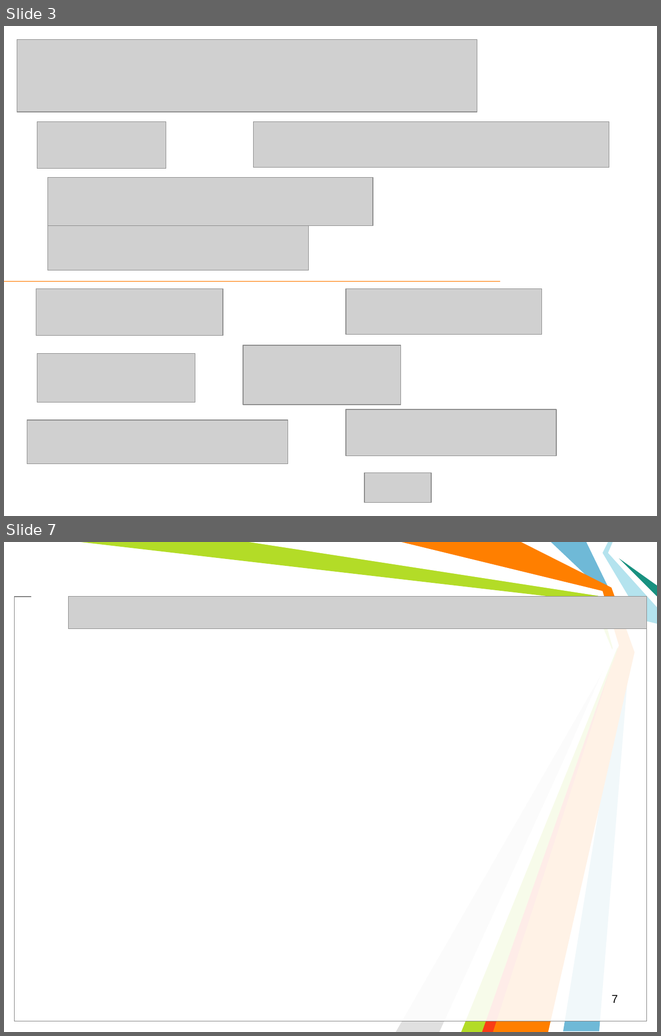
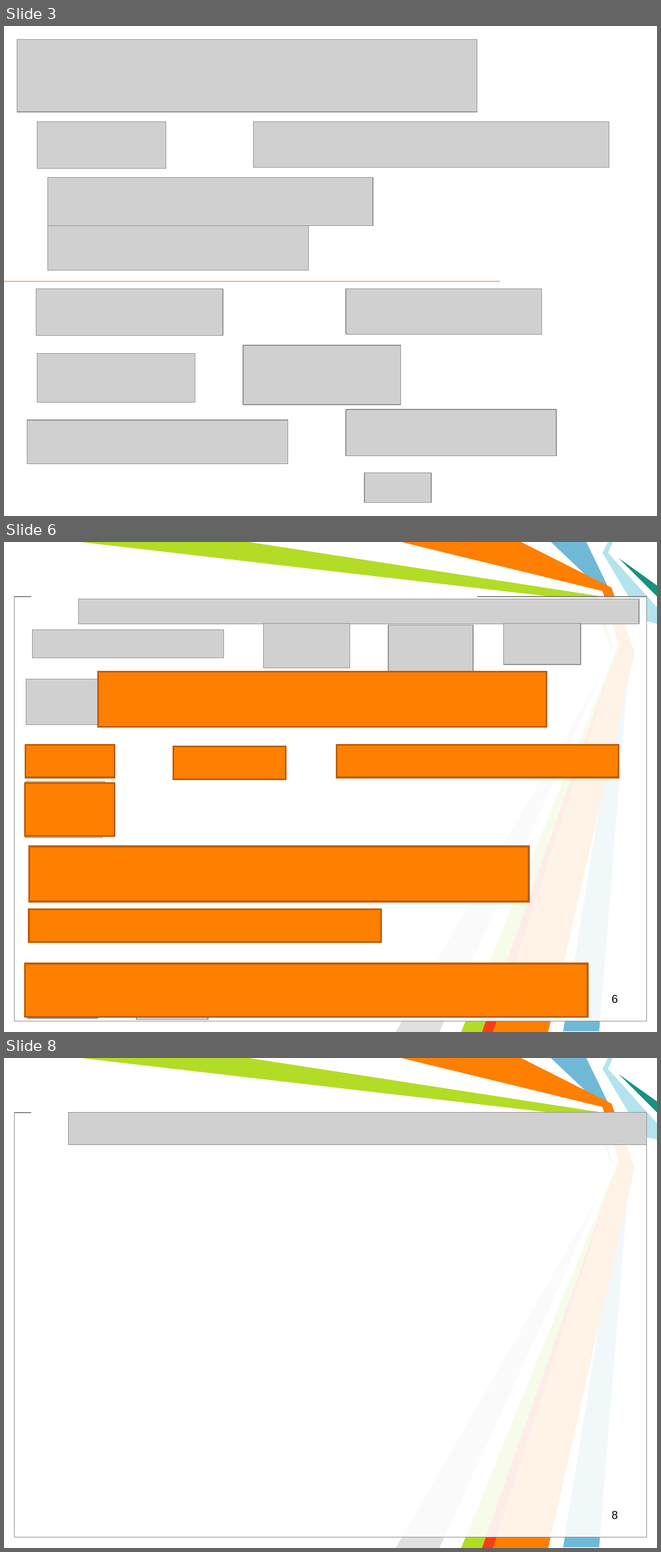
Before and after one commit to l432/NMK, a slide deck: Lecture/Chem/Lessons10/Less00_10sN.ppt. Shown one above the other, each under a label of ours: slides 3 and 7 before the commit, slides 3, 6 and 8 after it; the slides between them are not shown. The pictures are 661x1036 and 661x1552 pixels, drawn with LibreOffice and Linux fonts; fonts in the diff are those of the drawing; grey boxes stand for pictures; background and template pictures are left out. Boxes give left, top, right and bottom in pixels: in the first picture for what was removed or moved away, otherwise in the second. Text is boxed around its words. In the diff, an @@ line names an element or a change of style, - is before the commit and + after.

Commit message:
16-04-2022

```diff
--- a/Lecture/Chem/Lessons10/Less00_10sN.ppt
+++ b/Lecture/Chem/Lessons10/Less00_10sN.ppt
@@ slide 6 added at (4, 542, 657, 1032), background #FFFFFF; not listed: 11 template elements that a slide beside it also shows @@
@@ picture added at (78, 599, 639, 624) @@
@@ picture added at (32, 629, 223, 658) @@
@@ picture added at (264, 623, 350, 668) @@
@@ picture added at (389, 625, 474, 671) @@
@@ picture added at (503, 623, 581, 664) @@
@@ picture added at (26, 679, 541, 725) @@
@@ rectangle added at (98, 671, 547, 727), fill #FF7F00, outline #BC5C00 2.01 pt @@
@@ rectangle added at (26, 744, 114, 777), fill #FF7F00, outline #BC5C00 2.01 pt @@
@@ rectangle added at (174, 747, 286, 779), fill #FF7F00, outline #BC5C00 2.01 pt @@
@@ rectangle added at (336, 744, 618, 777), fill #FF7F00, outline #BC5C00 2.01 pt @@
@@ picture added at (176, 751, 286, 776) @@
@@ rectangle added at (25, 783, 114, 836), fill #FF7F00, outline #BC5C00 2.01 pt @@
@@ picture added at (26, 782, 105, 809) @@
@@ picture added at (26, 813, 102, 838) @@
@@ picture added at (29, 850, 529, 896) @@
@@ rectangle added at (29, 846, 529, 902), fill #FF7F00, outline #BC5C00 2.01 pt @@
@@ rectangle added at (29, 909, 381, 942), fill #FF7F00, outline #BC5C00 2.01 pt @@
@@ picture added at (295, 911, 381, 936) @@
@@ rectangle added at (25, 963, 588, 1016), fill #FF7F00, outline #BC5C00 2.01 pt @@
@@ picture added at (248, 963, 319, 992) @@
@@ picture added at (27, 992, 97, 1018) @@
@@ picture added at (136, 990, 209, 1020) @@
@@ page number added at (611, 995, 618, 1003), 12.5 pt, text #000000 @@
+6
@@ what was slide 7 is now slide 8 @@
@@ page number at (611, 1511, 618, 1519): text changed @@
-7
+8
```
Also in this commit, not shown: 1 slide changed, 2 other slides added, 2 slides removed.
